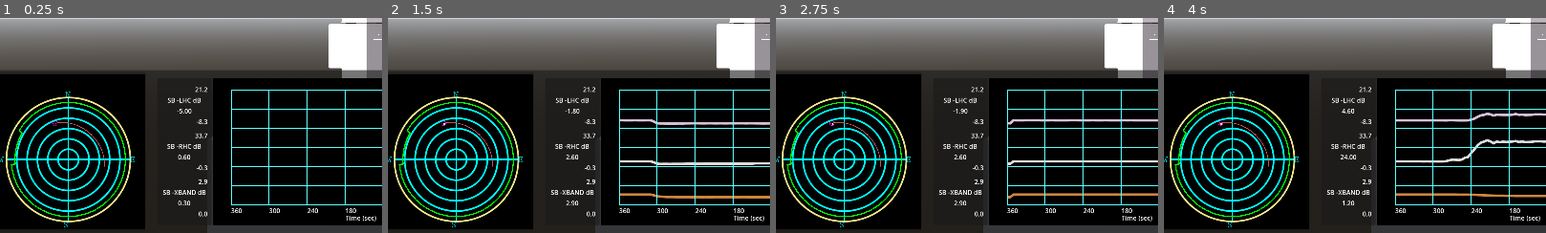
Above: before the commit, frames 1-4 (left to right).
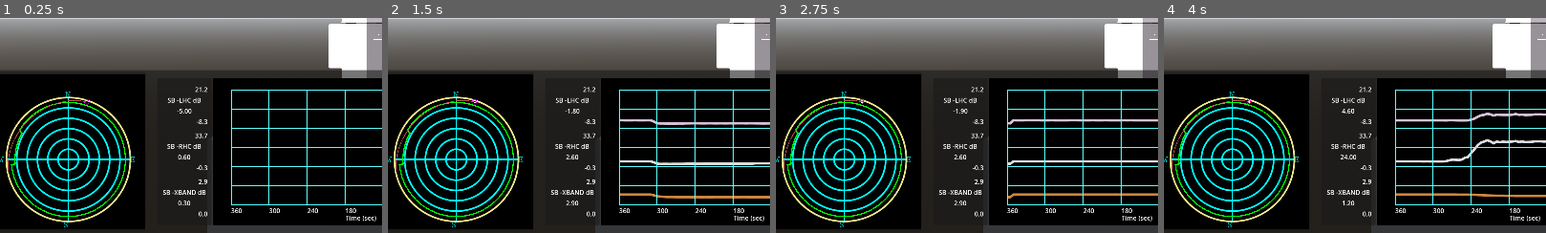
Above: after the commit, the same moments.

Repository: asfadmin/antenna-museum-exhibit
Game: Godot game, scene res://src/main.tscn
Two runs of this game, one before a commit and one after it. Both use one fixed random seed, a clock stepped at 60 frames per second and the inputs below.
Inputs (mouse positions are % of the whole screen's width and height, from its top left):
- Up to frame 1 (0.25 s): no input
- Up to frame 2 (1.5 s): click (78, 59) at 0.5 s; click (99, 59) at 1.25 s
- Up to frame 3 (2.75 s): click "AQUA" at 2 s
- Up to frame 4 (4 s): click "AURA" at 2.75 s; click "IC2" at 3.5 s
The pictures show only the part of the screen within x 2-52%, y 50-100%; the shares and areas given below are measured in that part.

The runs differ from the first frame. In frame 1, 0.2% of the frame differs, in the area x 2-28%, y 37-72%; in frame 2, 0.2%; in frame 3, 0.2%; in frame 4, 0.2%.
Error in both runs: Cannot call method 'get_error' on a null value. (res://addons/icons-fonts/icons_fonts/IconsFonts.gd:57)

Commit message:
fix: increase guestimate radius of track. Rotate azimuth +90

Diff:
--- a/exhibit-frontend/src/track_status/track_course.gd
+++ b/exhibit-frontend/src/track_status/track_course.gd
@@ -22,10 +22,10 @@
 # Called when the node enters the scene tree for the first time.
 
 func spherical_to_cartesian(azimuth:float, elevation: float) -> Vector2:
-	var azi_radians = deg_to_rad(azimuth - 90)
+	var azi_radians = deg_to_rad(azimuth + 90)
 	var ele_radians = deg_to_rad(elevation - 90)
-	var x = 250 * cos(azi_radians) * sin(ele_radians)
-	var y = -250 * sin(azi_radians) * sin(ele_radians)
+	var x = 400 * cos(azi_radians) * sin(ele_radians)
+	var y = 400 * sin(azi_radians) * sin(ele_radians)
 	#var z = 1.0 * sin(lat)
 
 	return Vector2(x, y)
